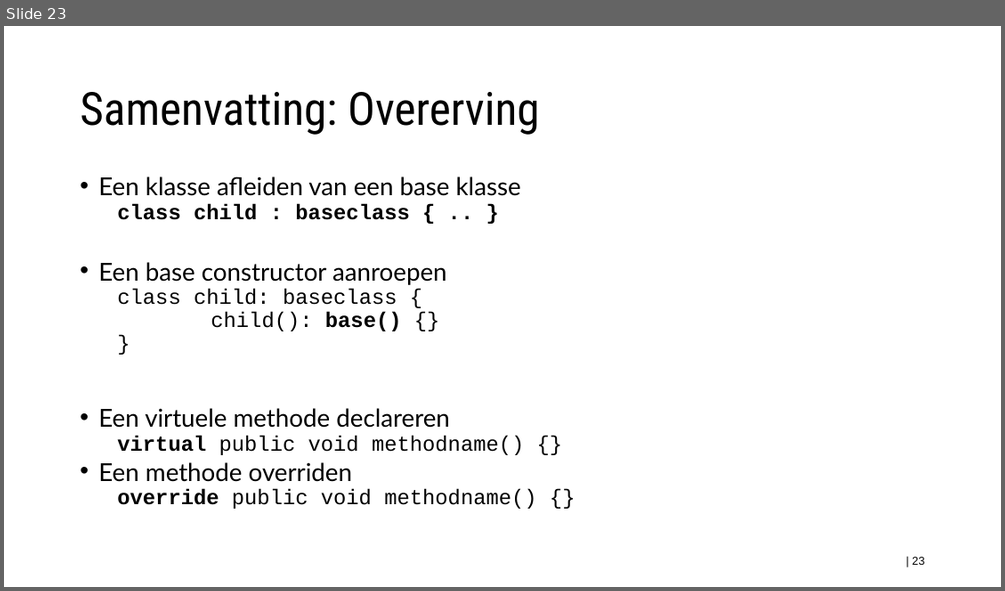
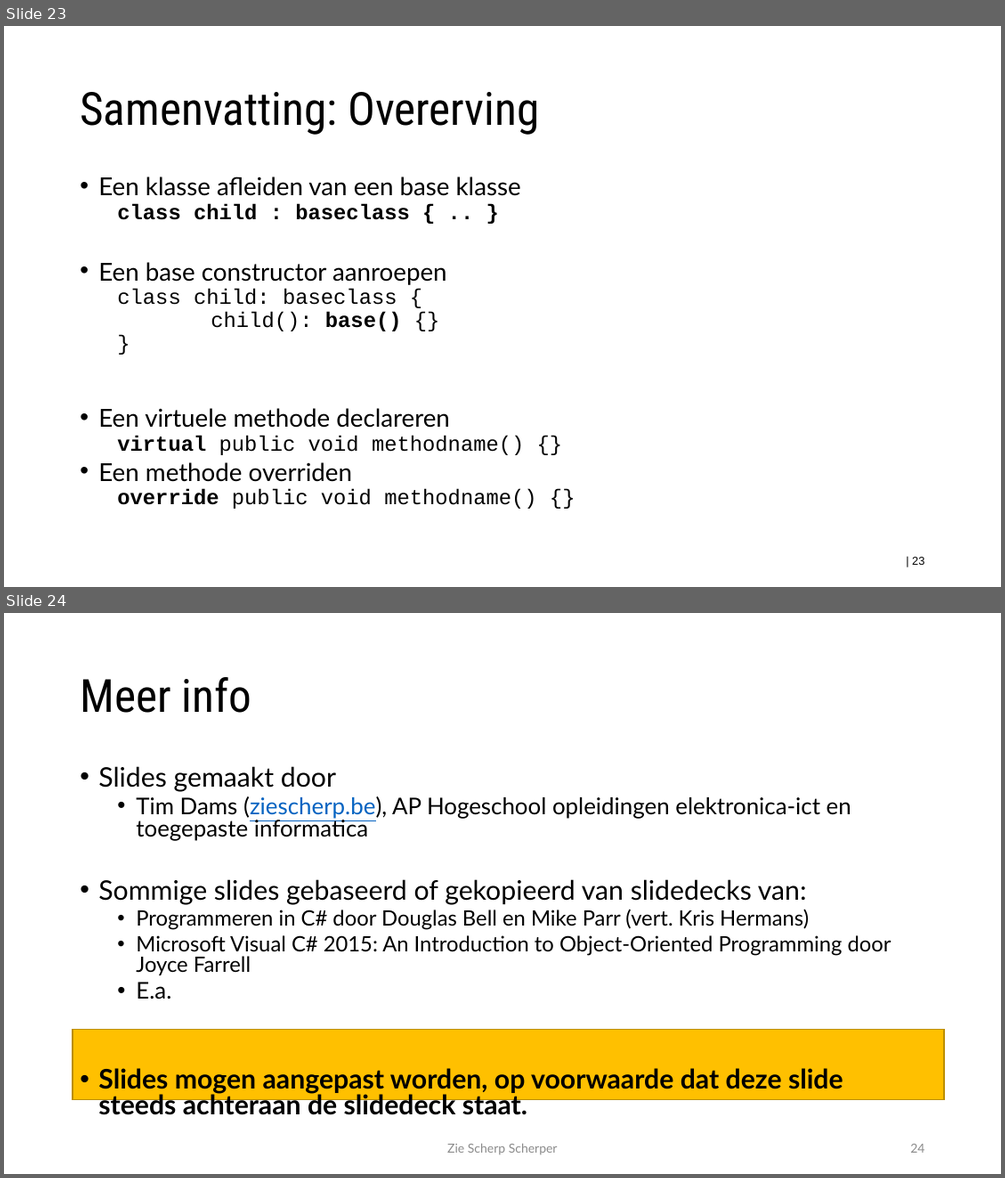
Before and after one commit to timdams/ziescherpscherper_gitbook, a slide deck: _SLIDES/2020_DEEL2/H5-Overerving/2_constructors en overerving.pptx. Shown one above the other, each under a label of ours: slide 23 before the commit, slides 23 and 24 after it. The pictures are 1005x591 and 1005x1178 pixels, drawn with LibreOffice and Linux fonts; fonts in the diff are those of the drawing; background and template pictures are left out. Boxes give left, top, right and bottom in pixels: in the first picture for what was removed or moved away, otherwise in the second. Text is boxed around its words. In the diff, an @@ line names an element or a change of style, - is before the commit and + after.

```diff
--- a/_SLIDES/2020_DEEL2/H5-Overerving/2_constructors en overerving.pptx
+++ b/_SLIDES/2020_DEEL2/H5-Overerving/2_constructors en overerving.pptx
@@ slide 24 added at [4, 613, 1001, 1174], background #FFFFFF @@
@@ title added at [80, 677, 252, 713], 44 pt, text #000000 @@
+Meer info
@@ text added at [98, 766, 891, 1119], 25.9 pt, text #000000 @@
+• Slides gemaakt door
+  • Tim Dams (ziescherp.be), AP Hogeschool opleidingen elektronica-ict en toegepaste informatica
+• Sommige slides gebaseerd of gekopieerd van slidedecks van:
+  • Programmeren in C# door Douglas Bell en Mike Parr (vert. Kris Hermans)
+  • Microsoft Visual C# 2015: An Introduction to Object-Oriented Programming door Joyce Farrell
+  • E.a.
+• Slides mogen aangepast worden, op voorwaarde dat deze slide steeds achteraan de slidedeck staat.
@@ rectangle added at [73, 1029, 945, 1099], fill #FFC000, outline #BD8E00 1 pt @@
@@ text added at [447, 1143, 558, 1154], 12 pt, text #8C8C8C @@
+Zie Scherp Scherper
@@ page number added at [910, 1143, 924, 1152], 12 pt, text #8C8C8C @@
+24
```
Also in this commit, not shown: 38 other files.
